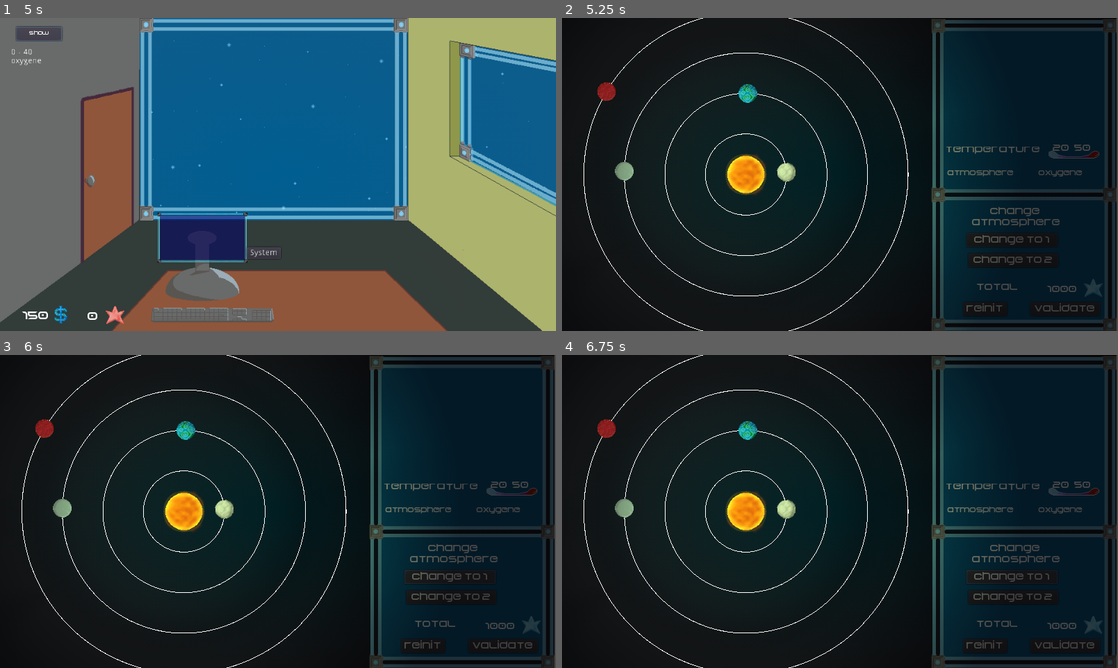
Above: before the commit, frames 1-4 (two rows, left to right).
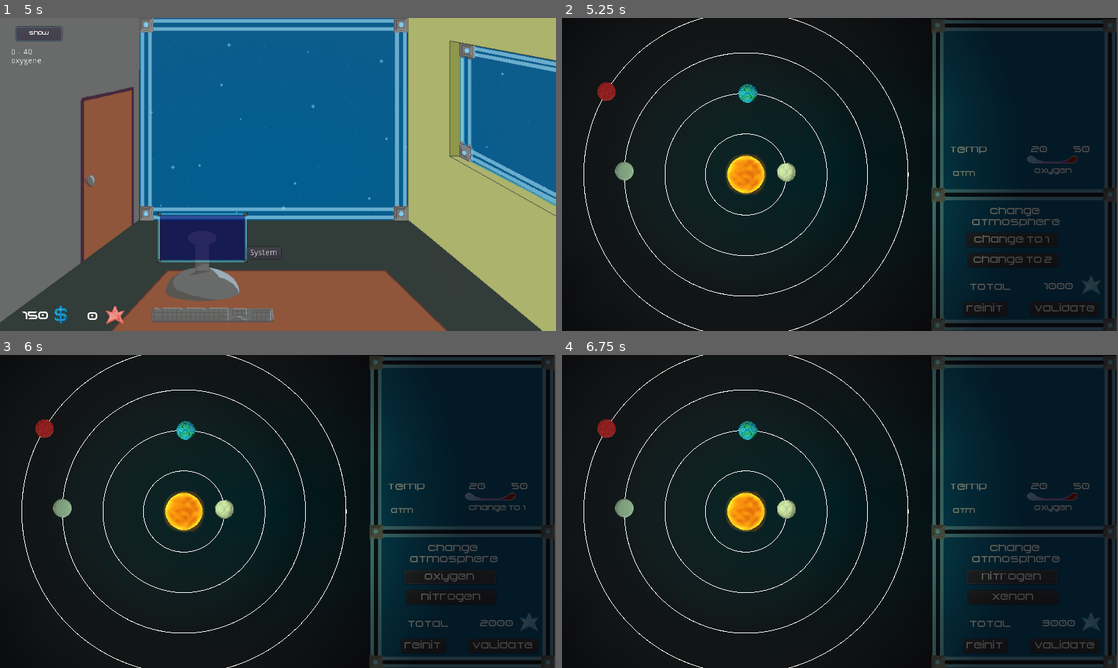
Above: after the commit, the same moments.

Repository: RyanHerb/-jubilant-octo-robot
Game: Godot game, scene res://Main.tscn
Same seed, same stepped clock (60 frames per second), same inputs: the game is played once before the commit and once after it.
Inputs:
- Up to frame 1 (5 s): click "start" at 0.5 s; click "next" at 1.25 s; click "new mission" at 2 s; click "accepter" at 2.75 s; click "show" at 3.5 s; click "hide" at 4.25 s
- Up to frame 2 (5.25 s): click "System" at 5 s
- Up to frame 3 (6 s): click "change to 1" at 5.75 s
- Up to frame 4 (6.75 s): click "change to 1" (after the commit: "oxygen") at 6.5 s

Frame 1 is identical in both runs. In frame 2, 0.9% of the frame differs, in the area x 69-98%, y 40-90%; in frame 3, 1.2%; in frame 4, 1.2%.

Commit message:
HUB System permet de change le gaz
Bouton de changement de gaz changent le gaz de la planete et se modifient pour proposer le changement en un autre gaz
Le prix des chagements de gaz augment
La temp s'update

Diff:
--- a/HUDSystem.gd
+++ b/HUDSystem.gd
@@ -14,7 +14,21 @@
 func entrer_system():
 	show_all()
 
+func update_temp(min_tmp, max_tmp):
+	$TempMin.text = str(min_tmp)
+	$TempMax.text = str(max_tmp)
 
+func update_gaz(gaz):
+	$Currentgaz.text = gaz
+	if $Currentgaz.text == "oxygen":
+		$ChangeGaz1.text = "nitrogen"
+		$ChangeGaz2.text = "xenon"
+	elif $Currentgaz.text == "nitrogen":
+		$ChangeGaz1.text = "oxygen"
+		$ChangeGaz2.text = "xenon"
+	else:
+		$ChangeGaz1.text = "oxygen"
+		$ChangeGaz2.text = "nitrogen"
 
 
 func show_all():
@@ -40,3 +54,13 @@
 func _on_Valider_pressed():
 	hide()
 	emit_signal("mission_finished")
+
+func _on_ChangeGaz1_pressed():
+	$CoutChanges.text = str(int($CoutChanges.text) + 1000)
+	$Currentgaz.text = $ChangeGaz1.text
+	update_gaz($Currentgaz.text)
+
+func _on_ChangeGaz2_pressed():
+	$CoutChanges.text = str(int($CoutChanges.text) + 1000)
+	$Currentgaz.text = $ChangeGaz2.text
+	update_gaz($Currentgaz.text)
--- a/HUDSystem.tscn
+++ b/HUDSystem.tscn
@@ -65,10 +65,10 @@
 }
 
 [node name="CoutChanges" type="Label" parent="."]
-margin_left = 830.01
-margin_top = 460.26
-margin_right = 901.01
-margin_bottom = 485.26
+margin_left = 823.71
+margin_top = 455.22
+margin_right = 894.71
+margin_bottom = 480.22
 custom_fonts/font = SubResource( 1 )
 text = "1000"
 align = 1
@@ -90,21 +90,21 @@
 }
 
 [node name="TempLabel" type="Label" parent="."]
-margin_left = 660.649
-margin_top = 218.892
-margin_right = 828.649
-margin_bottom = 251.892
+margin_left = 661.0
+margin_top = 219.0
+margin_right = 747.0
+margin_bottom = 252.0
 custom_fonts/font = SubResource( 1 )
-text = "temperature"
+text = "temp"
 align = 1
 __meta__ = {
 "_edit_use_anchors_": false
 }
 
 [node name="TotalLabel" type="Label" parent="."]
-margin_left = 718.155
+margin_left = 705.556
 margin_top = 456.091
-margin_right = 793.155
+margin_right = 780.556
 margin_bottom = 474.091
 custom_fonts/font = SubResource( 1 )
 text = "total"
@@ -113,34 +113,36 @@
 }
 
 [node name="TempMin" type="Label" parent="."]
-margin_left = 848.633
-margin_top = 216.457
-margin_right = 892.633
-margin_bottom = 234.457
+margin_left = 795.717
+margin_top = 217.717
+margin_right = 839.717
+margin_bottom = 235.717
 custom_fonts/font = SubResource( 1 )
 text = "20"
+align = 2
 __meta__ = {
 "_edit_use_anchors_": false
 }
 
 [node name="TempMax" type="Label" parent="."]
-margin_left = 886.711
-margin_top = 216.457
-margin_right = 927.711
-margin_bottom = 234.457
+margin_left = 872.852
+margin_top = 217.717
+margin_right = 913.852
+margin_bottom = 235.717
 custom_fonts/font = SubResource( 1 )
 text = "50"
+align = 2
 __meta__ = {
 "_edit_use_anchors_": false
 }
 
 [node name="MoneySprite" type="Sprite" parent="."]
-position = Vector2( 919.742, 480.911 )
+position = Vector2( 915.962, 475.872 )
 texture = ExtResource( 2 )
 offset = Vector2( 0, -16 )
 
 [node name="IconeTmp" type="Sprite" parent="."]
-position = Vector2( 885.826, 235.606 )
+position = Vector2( 849.288, 244.425 )
 texture = ExtResource( 4 )
 
 [node name="Valider" type="Button" parent="."]
@@ -155,24 +157,28 @@
 }
 
 [node name="Atmosphere" type="Label" parent="."]
-margin_left = 825.248
-margin_top = 259.544
-margin_right = 930.248
-margin_bottom = 277.544
+margin_left = 645.08
+margin_top = 260.804
+margin_right = 750.08
+margin_bottom = 278.804
 custom_fonts/font = SubResource( 2 )
-text = "oxygene"
+text = "atm"
+align = 1
 __meta__ = {
 "_edit_use_anchors_": false
 }
 
 [node name="Currentgaz" type="Label" parent="."]
-margin_left = 667.758
-margin_top = 259.544
-margin_right = 819.758
-margin_bottom = 277.544
+margin_left = 811.0
+margin_top = 257.0
+margin_right = 890.0
+margin_bottom = 275.0
 custom_fonts/font = SubResource( 3 )
-text = "atmosphere"
+text = "oxygen"
+align = 1
 __meta__ = {
 "_edit_use_anchors_": false
 }
+[connection signal="pressed" from="ChangeGaz1" to="." method="_on_ChangeGaz1_pressed"]
+[connection signal="pressed" from="ChangeGaz2" to="." method="_on_ChangeGaz2_pressed"]
 [connection signal="pressed" from="Valider" to="." method="_on_Valider_pressed"]
--- a/System.gd
+++ b/System.gd
@@ -7,7 +7,7 @@
 
 var viewport_size
 var planets = []
-var atmospheres = ["Oxygen", "Nitrogen", "Xenon"]
+var atmospheres = ["oxygen", "nitrogen", "xenon"]
 var dragged_planet
 
 var min_step = 70
@@ -15,7 +15,6 @@
 
 # Called when the node enters the scene tree for the first time.
 func _ready():
-	$ParamPlanete.hide()
 	randomize()
 	var p
 	var direction
@@ -66,21 +65,14 @@
 	show_param_planet((target))
 	#entourer la planete d'un cercle
 
-	#calculer distance au soleil
-	#puis afficher temperature de cette planete
-	#afficher cout de l'operation
 func show_param_planet(target):
 	compute_temp(target)
-	$ParamPlanete.add_text("\n %s" % target.atmosphere)
-	$ParamPlanete.show()
 
 func compute_temp(planet):
 	var dist = planet.distance_to_star()
 	var coef = planet.temp_coefficient
-	$ParamPlanete.clear()
-	$ParamPlanete.add_text("%s C*" % int(-dist*coef*1.5 + 300))
-	$ParamPlanete.add_text(" - ")
-	$ParamPlanete.add_text("%s C*" % int(-dist*coef*1.4 + 310))
+	$HUDSystem.update_temp(int(-dist*coef*1.5 + 300), int(-dist*coef*1.4 + 300))
+	$HUDSystem.update_gaz(planet.atmosphere)
 
 func get_planet_sprites():
 	return get_file_list(PLANET_PATH)
--- a/System.tscn
+++ b/System.tscn
@@ -1,15 +1,10 @@
-[gd_scene load_steps=8 format=2]
+[gd_scene load_steps=6 format=2]
 
 [ext_resource path="res://System.gd" type="Script" id=1]
 [ext_resource path="res://assets/stars/orange.png" type="Texture" id=2]
 [ext_resource path="res://assets/light.png" type="Texture" id=3]
 [ext_resource path="res://assets/backgrounds/bg_star_system_empty.png" type="Texture" id=4]
-[ext_resource path="res://assets/Begok v15_2015___free.ttf" type="DynamicFontData" id=5]
 [ext_resource path="res://HUDSystem.tscn" type="PackedScene" id=6]
-
-[sub_resource type="DynamicFont" id=1]
-size = 25
-font_data = ExtResource( 5 )
 
 [node name="System" type="Node2D"]
 position = Vector2( -2.38111, -7.62939e-06 )
@@ -36,15 +31,4 @@
 [node name="Sprite" type="Sprite" parent="Star/Light2D"]
 texture = ExtResource( 2 )
 
-[node name="ParamPlanete" type="RichTextLabel" parent="."]
-margin_left = 831.0
-margin_top = 350.0
-margin_right = 934.0
-margin_bottom = 385.0
-custom_fonts/mono_font = SubResource( 1 )
-text = "20-50"
-__meta__ = {
-"_edit_use_anchors_": false
-}
-
 [node name="HUDSystem" parent="." instance=ExtResource( 6 )]
